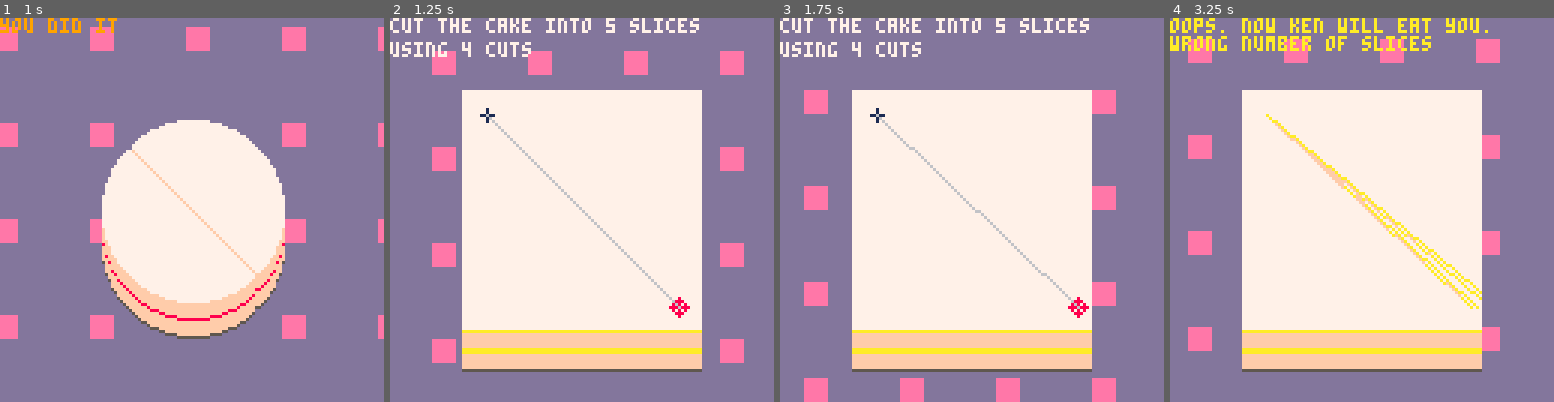
Above: before the commit, frames 1-4 (left to right).
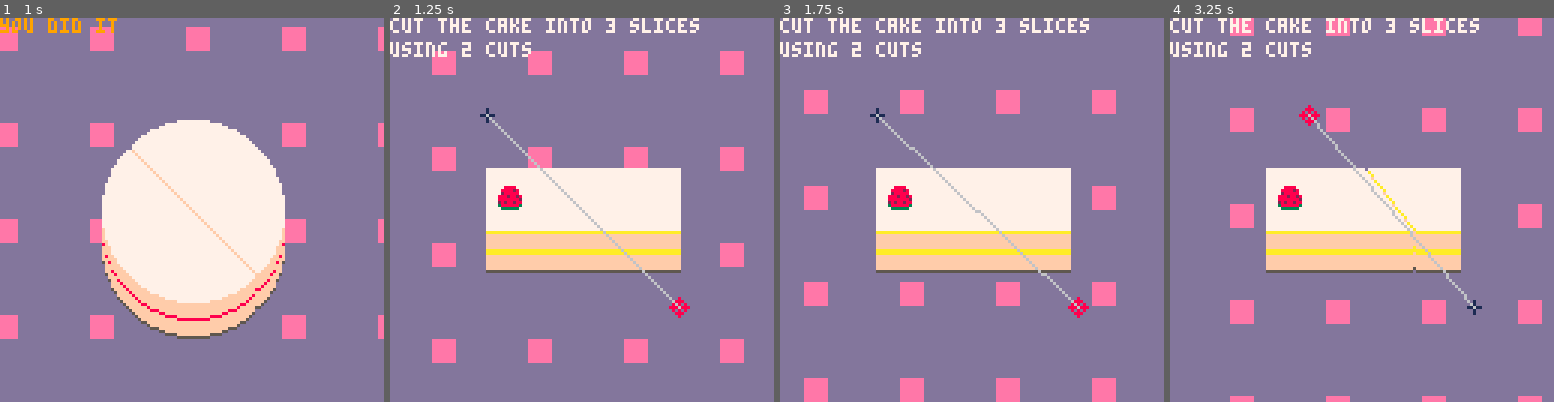
Above: after the commit, the same moments.

Repository: m-r-hunt/Pico-8-Carts
Game: PICO-8 cartridge cakecut.p8
Two runs of this game, one before a commit and one after it. Both use one fixed random seed, a clock stepped at 60 frames per second and the inputs below.
Inputs:
- Up to frame 1 (1 s): tap X (X key) at 0.33 s; tap O (Z key) at 0.7 s
- Up to frame 2 (1.25 s): tap X (X key) at 1.07 s
- Up to frame 3 (1.75 s): hold Right from 1.6 s (still down); tap O (Z key) at 1.7 s
- Up to frame 4 (3.25 s): tap X (X key) at 1.85, 2.97 s; release Right at 2.1 s; tap O (Z key) at 2.1, 2.5, 2.9 s; hold Up 2.15-2.42 s; hold Right 2.47-3.03 s; hold Left from 3.08 s (still down)

Frame 1 is identical in both runs. In frame 2, 38% of the frame differs, in the area x 18-82%, y 0-93%; in frame 3, 38%; in frame 4, 48%, in the area x 0-97%, y 0-100%.

Commit message:
Add strawberries.

Diff:
--- a/cakecut.p8
+++ b/cakecut.p8
@@ -2,7 +2,6 @@
 version 16
 __lua__
 --todo
--- * strawberries
 -- * display cuts and slices
 -- * nice level intro
 -- * particle effects on cut
@@ -38,8 +37,6 @@
 cakex=24
 cakey=24
 cakesize=80
-
-leveln=0
 
 bg={0,0}
 bgdx={2,1}
@@ -116,6 +113,10 @@
  end
  pal()
  copy_to_screen(0)
+ local strawbs=levels[leveln][5]
+ for s=1,#strawbs do
+ 	spr(14,strawbs[s][1]-4,strawbs[s][2]-4)
+ end
 end
 
 function draw_bg()
@@ -141,6 +142,17 @@
  local col=8
  color(7)
  fillp(0)
+ debug_print_slices()
+end
+
+--debug=true
+
+function debug_print_slices()
+ if (not debug) return
+ cursor(0,30)
+ for s=1,#slices do
+  print(slices[s])
+ end
 end
 
 function victory()
@@ -148,6 +160,7 @@
  draw_bg()
  draw_cake()
  print("you did it")
+ debug_print_slices()
 end
 
 function failure()
@@ -156,6 +169,7 @@
  draw_cake()
  print("oops. now ken will eat you.")
  print(fail_reason)
+ debug_print_slices()
 end
 
 function final_update()
@@ -169,6 +183,18 @@
 --slice stuff
 
 slices={}
+
+strawb_weight=150
+
+function has_strawb(x,y)
+ local strawbs=levels[leveln][5]
+	for s=1,#strawbs do
+	 if strawbs[s][1]==x and strawbs[s][2]==y then
+	  return true
+	 end
+	end
+	return false
+end
 
 function calculate_slices()
  for x=0,127 do
@@ -186,6 +212,7 @@
     local area=1
    	local q={{x,y}}
    	pset(x,y,nextc)
+   	if (has_strawb(x,y)) area+=strawb_weight
    	while #q>0 do
    	 local c=q[1]
    	 del(q,c)
@@ -197,6 +224,7 @@
    	   pset(cc[1],cc[2],nextc)
    	   add(q,cc)
    	   area+=1
+   				if (has_strawb(cc[1],cc[2])) area+=strawb_weight
    	  end
    	 end
    	end
@@ -227,30 +255,34 @@
 -->8
 --levels
 
+leveln=0
+
 levels={
  {
   function() circfill(64,64,30,7) end,
   1,
   2,
-  {5,15,15,15,15,15,8,15,15,15,15,15}
+  {5,15,15,15,15,15,8,15,15,15,15,15},
+  {},
  },
  {
-  function() rectfill(0,0,128,128,7) end,
-  4,
-  5,
-  {5,15,15,15,15,15,10,10,15,15,15,15,15,10}
+  function() rectfill(32,50,96,70,7) end,
+  2,
+  3,
+  {5,15,15,15,15,15,10,10,15,15,15,15,15,10},
+  {{40,60}},
  },
 }
 
 __gfx__
-888888888888888888888888888888888888888888888888888888888888888888888888888888880010000000080000ddddddddeeeeeeee0000000000000000
-888888888888888888888888888888888888888888888888888888888888888888888888888888880010000000888000ddddddddeeeeeeee0000000000000000
-888888888888888888888888888888888888888888888888888888888888888888888888888888881101100008080800ddddddddeeeeeeee0000000000000000
-888888888888888888888888888888888888888888888888888888888888888888888888888888880010000088808880ddddddddeeeeeeee0000000000000000
-888888888888888888888888888888888888888888888888888888888888888888888888888888880010000008080800ddddddddeeeeeeee0000000000000000
-888888888888888888888888888888888888888888888888888888888888888888888888888888880000000000888000ddddddddeeeeeeee0000000000000000
-888888888888888888888877888888888888888888888888888888888888888888888888888888880000000000080000ddddddddeeeeeeee0000000000000000
-888888888888888888888878888888888777788888888888888888888888888888888888888888880000000000000000ddddddddeeeeeeee0000000000000000
+888888888888888888888888888888888888888888888888888888888888888888888888888888880010000000080000ddddddddeeeeeeee0088880000000000
+888888888888888888888888888888888888888888888888888888888888888888888888888888880010000000888000ddddddddeeeeeeee0888828000000000
+888888888888888888888888888888888888888888888888888888888888888888888888888888881101100008080800ddddddddeeeeeeee0288888000000000
+888888888888888888888888888888888888888888888888888888888888888888888888888888880010000088808880ddddddddeeeeeeee8882882800000000
+888888888888888888888888888888888888888888888888888888888888888888888888888888880010000008080800ddddddddeeeeeeee8888888200000000
+888888888888888888888888888888888888888888888888888888888888888888888888888888880000000000888000ddddddddeeeeeeee2828828800000000
+888888888888888888888877888888888888888888888888888888888888888888888888888888880000000000080000ddddddddeeeeeeee3888888300000000
+888888888888888888888878888888888777788888888888888888888888888888888888888888880000000000000000ddddddddeeeeeeee0333333000000000
 88888888888888888888878888888887778888878888888888888888888888888888888888888888000000000000000000000000000000000000000000000000
 88888888888888888888788888888878888888878777788888877888888888888888888888888888000000000000000000000000000000000000000000000000
 88888888888888888888788888888778888888878788778887787888777888888888888888888888000000000000000000000000000000000000000000000000
